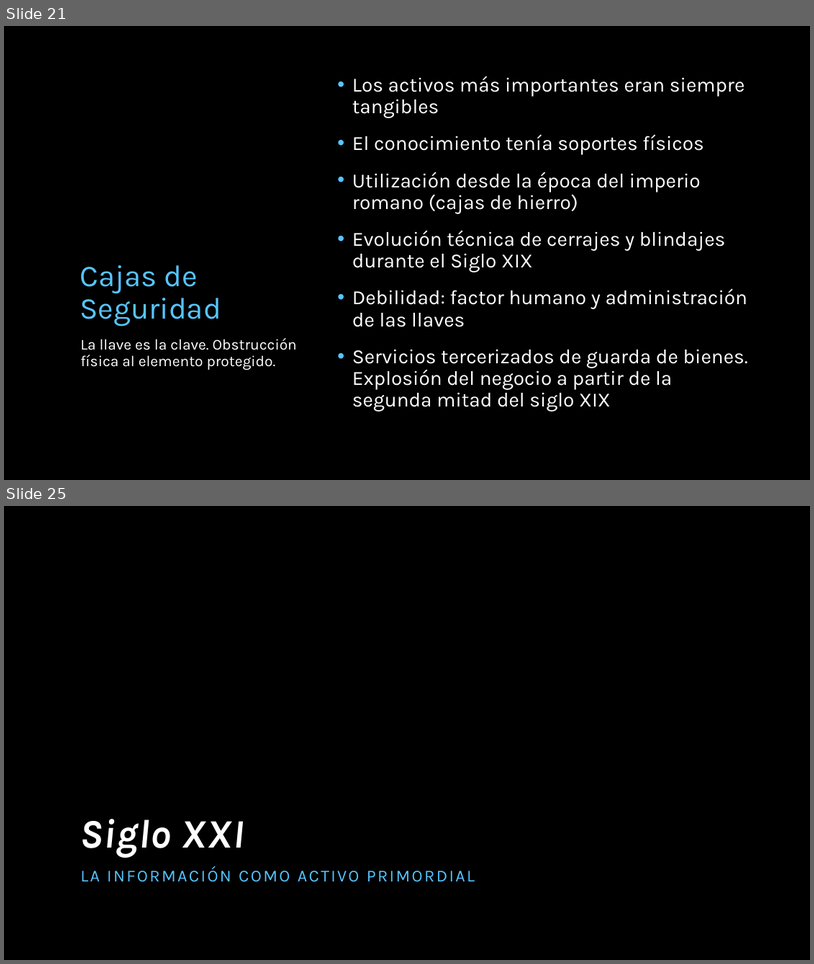
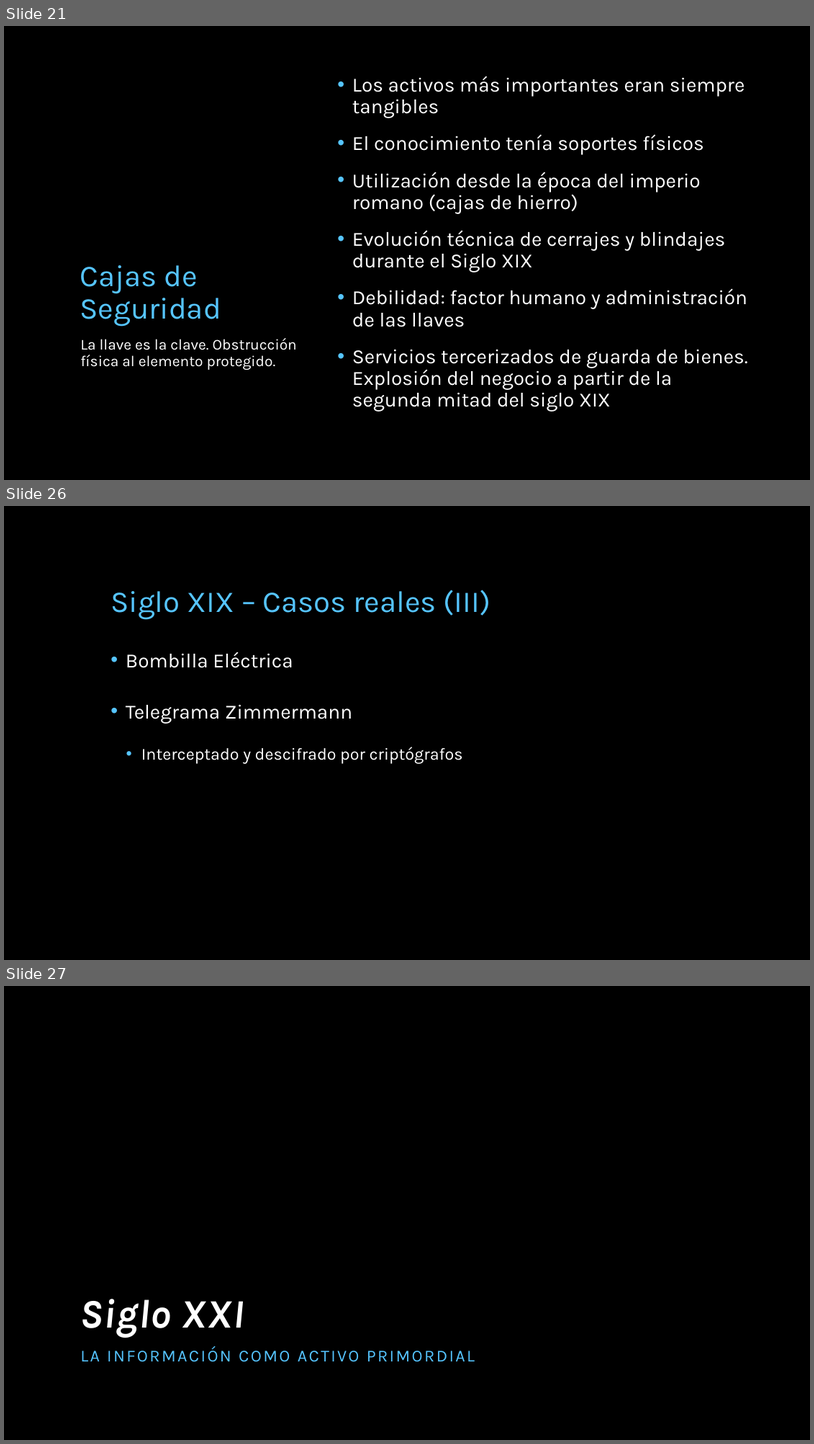
Before and after one commit to miparnisari/implantaciondesistemas, a slide deck: Presentacion/Fuga de Información.pptx. Shown one above the other, each under a label of ours: slides 21 and 25 before the commit, slides 21, 26 and 27 after it; the slides between them are not shown. The pictures are 814x964 and 814x1444 pixels, drawn with LibreOffice and Linux fonts; fonts in the diff are those of the drawing; background and template pictures are left out. Boxes give left, top, right and bottom in pixels: in the first picture for what was removed or moved away, otherwise in the second. Text is boxed around its words. In the diff, an @@ line names an element or a change of style, - is before the commit and + after.

Commit message:
ultima modificación a riesgos y casos del siglo xix

```diff
--- a/Presentacion/Fuga de Información.pptx
+++ b/Presentacion/Fuga de Información.pptx
@@ slide 26 added at [4, 506, 810, 960], background picture (left out) @@
@@ title added at [111, 590, 491, 620], 36 pt, text #56C5FF @@
+Siglo XIX – Casos reales (III)
@@ text added at [126, 652, 463, 763], 20 pt, text #FFFFFF @@
+• Bombilla Eléctrica
+• Telegrama Zimmermann
+  • Interceptado y descifrado por criptógrafos
@@ what was slide 25 is now slide 27 @@
```
Also in this commit, not shown: 3 slides changed, 1 other slide added.
